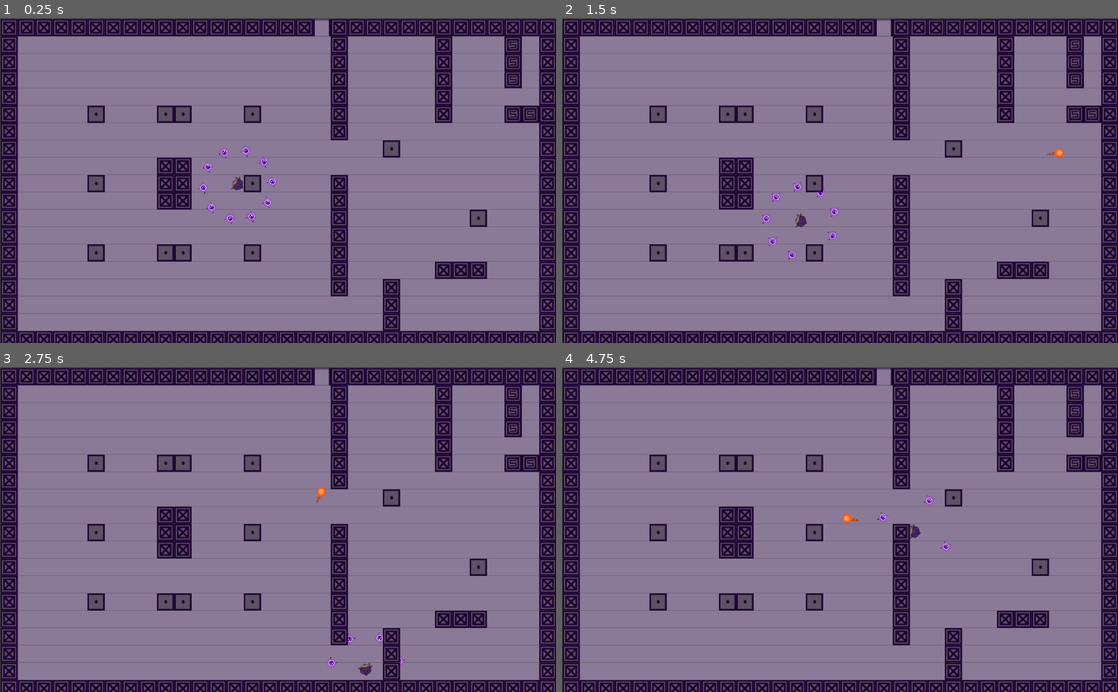
Above: before the commit, frames 1-4 (two rows, left to right).
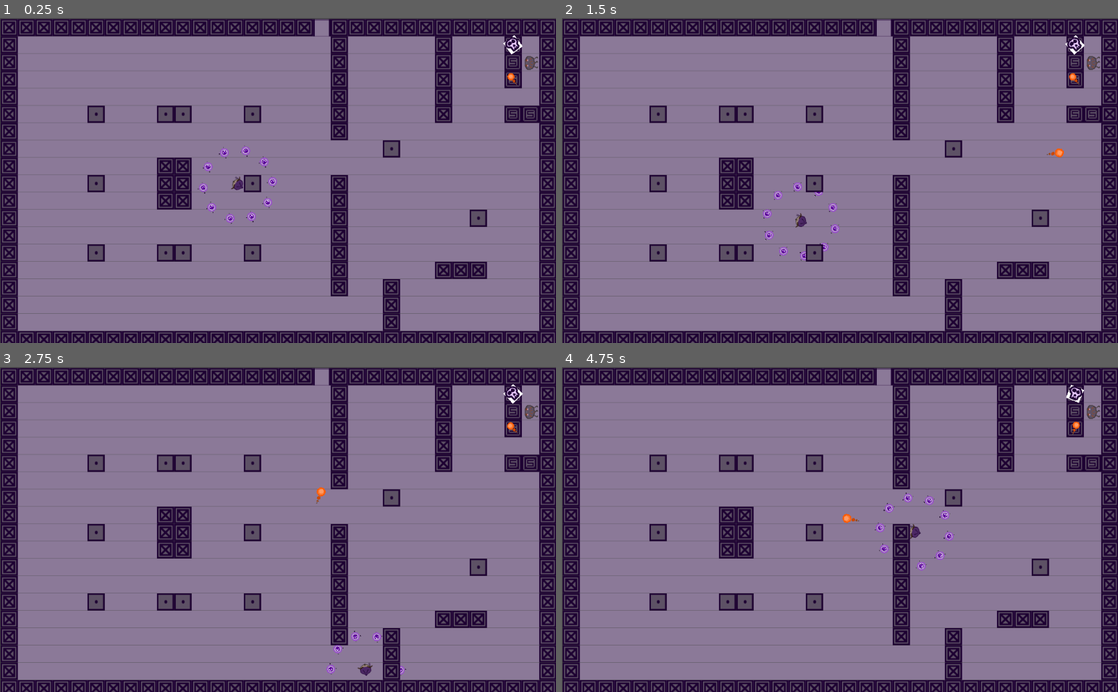
Above: after the commit, the same moments.

Repository: blackmadgames/sacrifices
Game: Godot game, scene res://scenes/game_scenes/Sandbox.tscn
The game is run twice, just before and just after one commit, with the same random seed, the same clock (stepped at 60 frames per second) and the same inputs. The project has no main scene, so this scene is started directly.
Inputs (mouse positions are in pixels of both pictures, inside the frame that each line leads up to):
- Up to frame 1 (0.25 s): no input
- Up to frame 2 (1.5 s): move the mouse to (962, 164) at 0.52 s; hold D (move_right) 0.53-1.28 s; click (962, 164) at 0.6 s; tap F (interact, bound only after the commit) at 0.8, 1.35 s; move the mouse to (728, 196) at 1.27 s; hold S (move_down) from 1.28 s (still down)
- Up to frame 3 (2.75 s): click (166, 545) at 1.55 s; move the mouse to (333, 458) at 2.02 s; release S (move_down) at 2.03 s; hold D (move_right) from 2.03 s (still down); click (333, 458) at 2.1 s; tap F (interact, bound only after the commit) at 2.3 s
- Up to frame 4 (4.75 s): move the mouse to (812, 594) at 2.77 s; release D (move_right) at 2.78 s; hold W (move_up) 2.78-3.53 s; tap F (interact, bound only after the commit) at 2.85, 3.8, 4.35 s; click (812, 594) at 3.05 s; move the mouse to (1006, 578) at 3.52 s; hold A (move_left) from 3.53 s (still down); click (1006, 578) at 3.6 s; move the mouse to (673, 480) at 4.27 s; click (673, 480) at 4.55 s

The runs differ from the first frame. In frame 1, 0.2% of the frame differs, in the area x 90-97%, y 5-21%; in frame 2, 0.6%, in the area x 35-97%, y 5-75%; in frame 3, 0.4%; in frame 4, 0.5%.

Commit message:
Daemon shop: buy skulls or ammo with souls

Diff:
--- a/project.godot
+++ b/project.godot
@@ -19,6 +19,16 @@
 "language": "GDScript",
 "path": "res://scripts/actors/EnemyProjectile.gd"
 }, {
+"base": "Reference",
+"class": "Enum",
+"language": "GDScript",
+"path": "res://scripts/data/Enum.gd"
+}, {
+"base": "Node2D",
+"class": "ItemCounter",
+"language": "GDScript",
+"path": "res://scripts/ItemCounter.gd"
+}, {
 "base": "Projectile",
 "class": "PlayerProjectile",
 "language": "GDScript",
@@ -32,6 +42,8 @@
 _global_script_class_icons={
 "Actor": "",
 "EnemyProjectile": "",
+"Enum": "",
+"ItemCounter": "",
 "PlayerProjectile": "",
 "Projectile": ""
 }
@@ -77,6 +89,11 @@
 "events": [ Object(InputEventMouseButton,"resource_local_to_scene":false,"resource_name":"","device":0,"alt":false,"shi …(212 unchanged characters)…
  ]
 }
+interact={
+"deadzone": 0.5,
+"events": [ Object(InputEventKey,"resource_local_to_scene":false,"resource_name":"","device":0,"alt":false,"shift":false,"control":false,"meta":false,"command":false,"pressed":false,"scancode":70,"unicode":0,"echo":false,"script":null)
+ ]
+}
 
 [layer_names]
 
--- /dev/null
+++ b/scenes/Shop.tscn
@@ -0,0 +1,23 @@
+[gd_scene load_steps=6 format=2]
+
+[ext_resource path="res://scenes/ShopCounter.tscn" type="PackedScene" id=1]
+[ext_resource path="res://art/placeholders/img/player_projectile.png" type="Texture" id=2]
+[ext_resource path="res://art/placeholders/img/demon.png" type="Texture" id=3]
+[ext_resource path="res://art/placeholders/img/skull.png" type="Texture" id=4]
+[ext_resource path="res://scripts/Shop.gd" type="Script" id=5]
+
+[node name="Shop" type="Node2D"]
+script = ExtResource( 5 )
+
+[node name="ShopClerk" type="Sprite" parent="."]
+texture = ExtResource( 3 )
+
+[node name="AmmoCounter" parent="." instance=ExtResource( 1 )]
+position = Vector2( 32, -32 )
+texture = ExtResource( 2 )
+
+[node name="SkullCounter" parent="." instance=ExtResource( 1 )]
+position = Vector2( 32, 32 )
+texture = ExtResource( 4 )
+[connection signal="checkout_item" from="AmmoCounter" to="." method="_on_AmmoCounter_checkout_item"]
+[connection signal="checkout_item" from="SkullCounter" to="." method="_on_SkullCounter_checkout_item"]
--- /dev/null
+++ b/scenes/ShopCounter.tscn
@@ -0,0 +1,19 @@
+[gd_scene load_steps=3 format=2]
+
+[ext_resource path="res://scripts/ItemCounter.gd" type="Script" id=1]
+
+[sub_resource type="RectangleShape2D" id=1]
+extents = Vector2( 16, 16 )
+
+[node name="AmmoCounter" type="Node2D"]
+script = ExtResource( 1 )
+
+[node name="Sprite" type="Sprite" parent="."]
+
+[node name="Area2D" type="Area2D" parent="."]
+position = Vector2( 32, 0 )
+
+[node name="CollisionShape2D" type="CollisionShape2D" parent="Area2D"]
+shape = SubResource( 1 )
+[connection signal="body_entered" from="Area2D" to="." method="_on_Area2D_body_entered"]
+[connection signal="body_exited" from="Area2D" to="." method="_on_Area2D_body_exited"]
--- a/scenes/game_scenes/Sandbox.tscn
+++ b/scenes/game_scenes/Sandbox.tscn
@@ -1,7 +1,8 @@
-[gd_scene load_steps=8 format=2]
+[gd_scene load_steps=9 format=2]
 
 [ext_resource path="res://scenes/actors/Player.tscn" type="PackedScene" id=1]
 [ext_resource path="res://art/placeholders/img/tilemap.png" type="Texture" id=2]
+[ext_resource path="res://scenes/Shop.tscn" type="PackedScene" id=3]
 
 [sub_resource type="ConvexPolygonShape2D" id=1]
 points = PoolVector2Array( 0, 0, 32, 0, 32, 32, 0, 32 )
@@ -61,7 +62,9 @@
 [node name="Root" type="Node2D"]
 position = Vector2( 0.778442, 1.55688 )
 
-[node name="Player" parent="." instance=ExtResource( 1 )]
+[node name="Player" parent="." groups=[
+"Player",
+] instance=ExtResource( 1 )]
 
 [node name="TileMap" type="TileMap" parent="."]
 tile_set = SubResource( 5 )
@@ -69,3 +72,8 @@
 cell_custom_transform = Transform2D( 32, 0, 0, 32, 0, 0 )
 format = 1
 tile_data = PoolIntArray( 0, 0, 2, 1, 0, 2, 2, 0, 2, 3, 0, 2, 4, 0, 2, 5, 0, 2, 6, 0, 2, 7, 0, 2, 8, 0, 2, 9, 0, 2, 10, …(8393 unchanged characters)…
+
+[node name="Shop" parent="." instance=ExtResource( 3 )]
+position = Vector2( 976, 80 )
+rotation = 3.14159
+[connection signal="checkout_item" from="Shop" to="Player" method="_on_Shop_checkout_item"]
--- /dev/null
+++ b/scripts/ItemCounter.gd
@@ -0,0 +1,40 @@
+extends Node2D
+class_name ItemCounter
+
+signal checkout_item
+
+const ROTATION_SPEED: = 10
+const UNZOOM_SCALE: = 0.8
+const ZOOM_SCALE: = 1.1
+
+export var texture: Texture = null
+
+var focused: = false
+
+func _ready() -> void:
+    $Sprite.texture = texture
+    _unfocus_item()
+
+func _process(delta: float) -> void:
+    $Sprite.rotation += ROTATION_SPEED * delta
+    _process_input()
+
+func _process_input() -> void:
+    if focused && Input.is_action_just_pressed("interact"):
+        emit_signal("checkout_item")
+
+func _on_Area2D_body_entered(body: Node) -> void:
+    if body.is_in_group("Player"):
+        focus_item()
+
+func _on_Area2D_body_exited(body: Node) -> void:
+    if body.is_in_group("Player"):
+        _unfocus_item()
+
+func _unfocus_item() -> void:
+    focused = false
+    $Sprite.scale = Vector2(UNZOOM_SCALE, UNZOOM_SCALE)
+
+func focus_item() -> void:
+    focused = true
+    $Sprite.scale = Vector2(ZOOM_SCALE, ZOOM_SCALE)
--- /dev/null
+++ b/scripts/Shop.gd
@@ -0,0 +1,9 @@
+extends Node2D
+
+signal checkout_item
+
+func _on_AmmoCounter_checkout_item() -> void:
+    emit_signal("checkout_item", Enum.ItemTypes.AMMO)
+
+func _on_SkullCounter_checkout_item() -> void:
+    emit_signal("checkout_item", Enum.ItemTypes.SKULL)
--- a/scripts/actors/Actor.gd
+++ b/scripts/actors/Actor.gd
@@ -15,6 +15,5 @@
 
 func hit() -> void:
     hp -= 1
-    print(hp)
     if hp == 0:
         emit_signal("die")
--- a/scripts/actors/Player.gd
+++ b/scripts/actors/Player.gd
@@ -32,8 +32,6 @@
     if Input.is_action_just_pressed("fire") && gun_ammo != 0:
         gun_ammo -= 1
         emit_signal("fire", get_parent())
-        # for testing purposes
-        spend_soul()
 
 func spend_soul() -> void:
     souls_count -= 1
@@ -42,3 +40,18 @@
 func _on_Player_die() -> void:
     print("You're dead'")
     hp = max_hp
+
+func _on_Shop_checkout_item(item_type) -> void:
+    if souls_count != 0:
+        spend_soul()
+
+        if item_type == Enum.ItemTypes.AMMO:
+            _recharge_ammo()
+        elif item_type == Enum.ItemTypes.SKULL:
+            _heal()
+
+func _recharge_ammo() -> void:
+    gun_ammo = max_gun_ammo
+
+func _heal() -> void:
+    hp = max(max_hp, hp + 1)
--- /dev/null
+++ b/scripts/data/Enum.gd
@@ -0,0 +1,6 @@
+class_name Enum
+
+enum ItemTypes {
+    AMMO,
+    SKULL
+}
Binary file removed: art/placeholders/img/projectile.png
Binary file added: art/placeholders/img/skull.png
Not shown, changed: art/placeholders/img/skull.png.import
